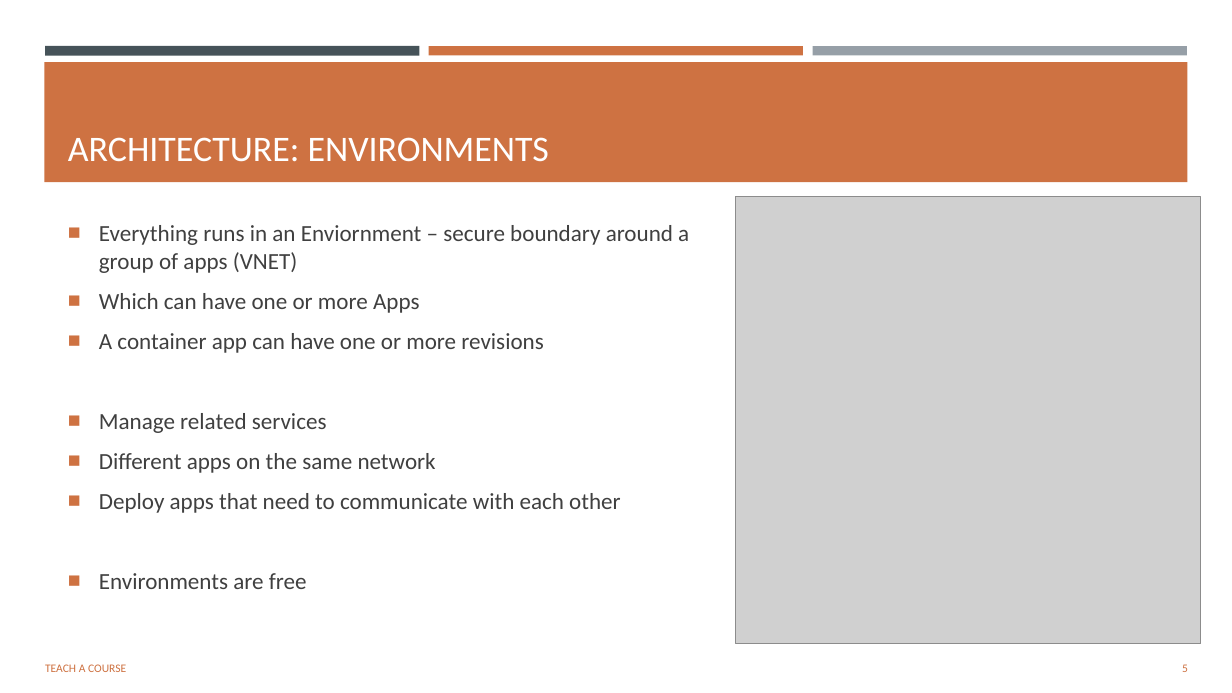
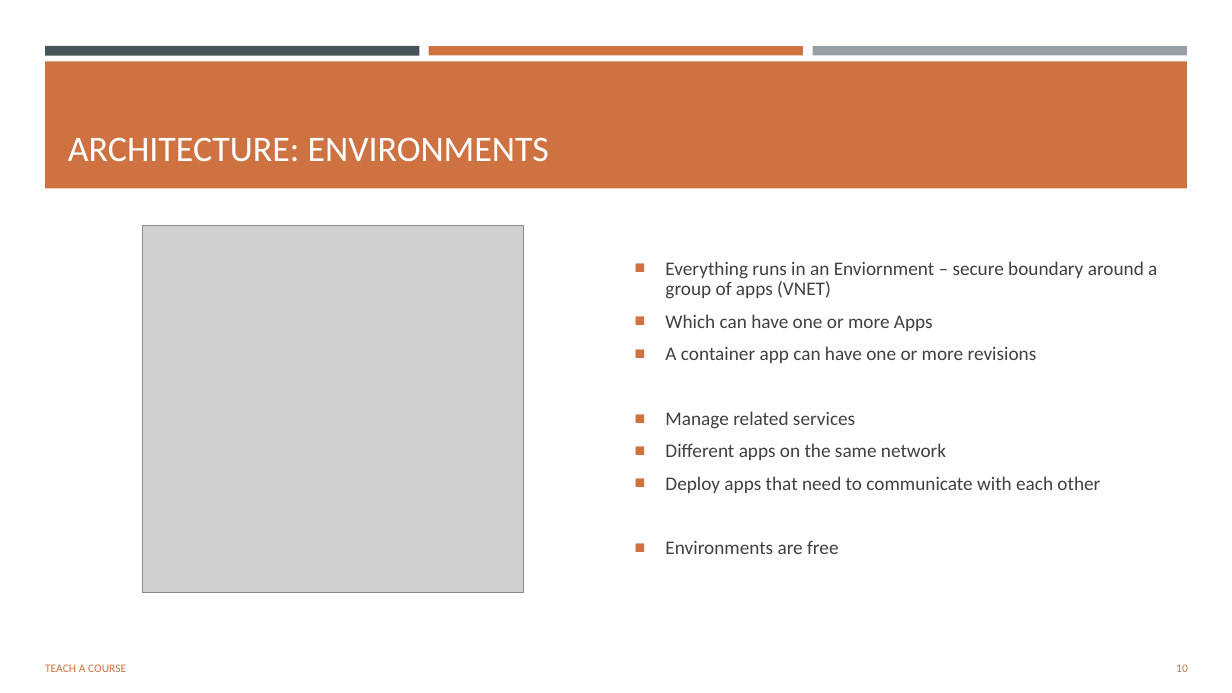
Before and after one commit to msjonathan/aca-demo, a slide deck: slide 10 of presentation/Application Container Apps.pptx (slide 5 before the commit). Drawn at 1232x693 pixels with LibreOffice and Linux fonts; fonts in the diff are those of the drawing; grey boxes stand for pictures. Boxes give left, top, right and bottom in pixels: in the first picture for what was removed or moved away, otherwise in the second. Text is boxed around its words. In the diff, an @@ line names an element or a change of style, - is before the commit and + after.

```diff
--- a/presentation/Application Container Apps.pptx
+++ b/presentation/Application Container Apps.pptx
@@ rectangle: place and size @@
-rectangle at box(44, 62, 1188, 182)
+rectangle at box(45, 61, 1188, 189)
@@ picture: place and size @@
-picture at box(736, 197, 1201, 644)
+picture at box(142, 226, 524, 592)
@@ text "Everything runs in an Enviornment ...": place and size @@
-text "Everything runs in an Enviornment ..." at box(99, 225, 689, 589)
+text "Everything runs in an Enviornment ..." at box(665, 261, 1157, 554)
@@ text "Everything runs in an Enviornment ..." at box(665, 261, 1157, 554): size 18 to 15 pt; line spacing 1 to 0.9 @@
@@ page number at box(1176, 664, 1188, 672): text changed @@
-5
+10
```
Also in this commit, not shown: 7 other slides changed, 5 slides added, 9 slides removed, 2 other files.
